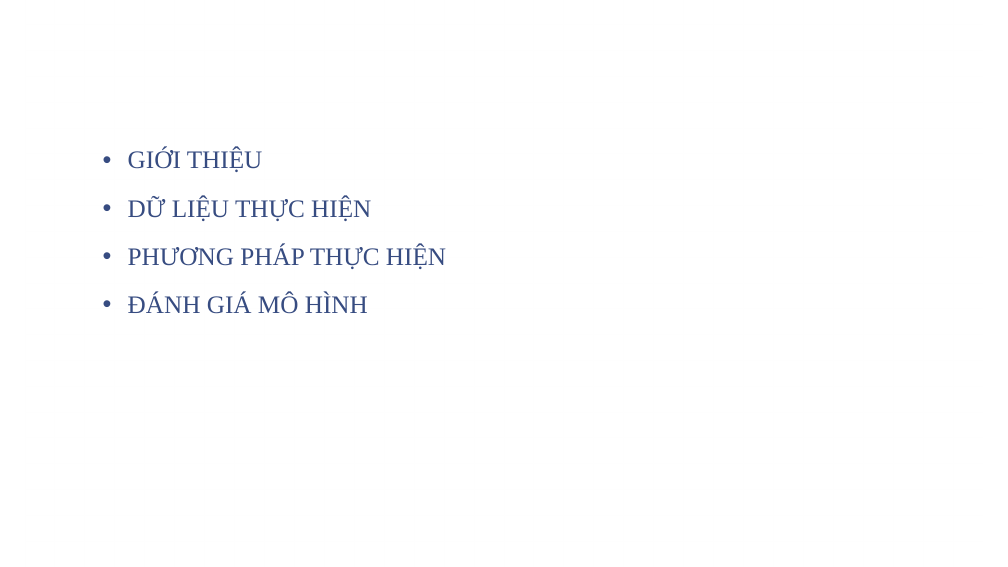
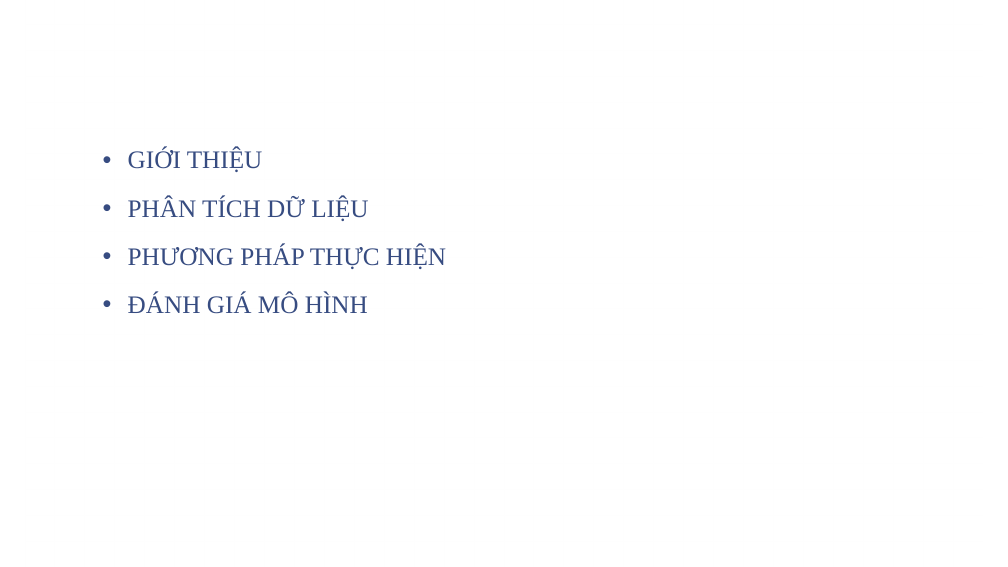
Before and after one commit to trungcpag/machine-CTU, a slide deck: slide 2 of report.pptx. Drawn at 1008x567 pixels with LibreOffice and Linux fonts; fonts in the diff are those of the drawing; background and template pictures are left out. Boxes give left, top, right and bottom in pixels: in the first picture for what was removed or moved away, otherwise in the second. Text is boxed around its words. In the diff, an @@ line names an element or a change of style, - is before the commit and + after.

```diff
--- a/report.pptx
+++ b/report.pptx
@@ text at <box>128,197,368,221</box>: text changed @@
-• DỮ LIỆU THỰC HIỆN
+• PHÂN TÍCH DỮ LIỆU
```
Also in this commit, not shown: 1 other slide changed, 2 slides added, 8 other files.
